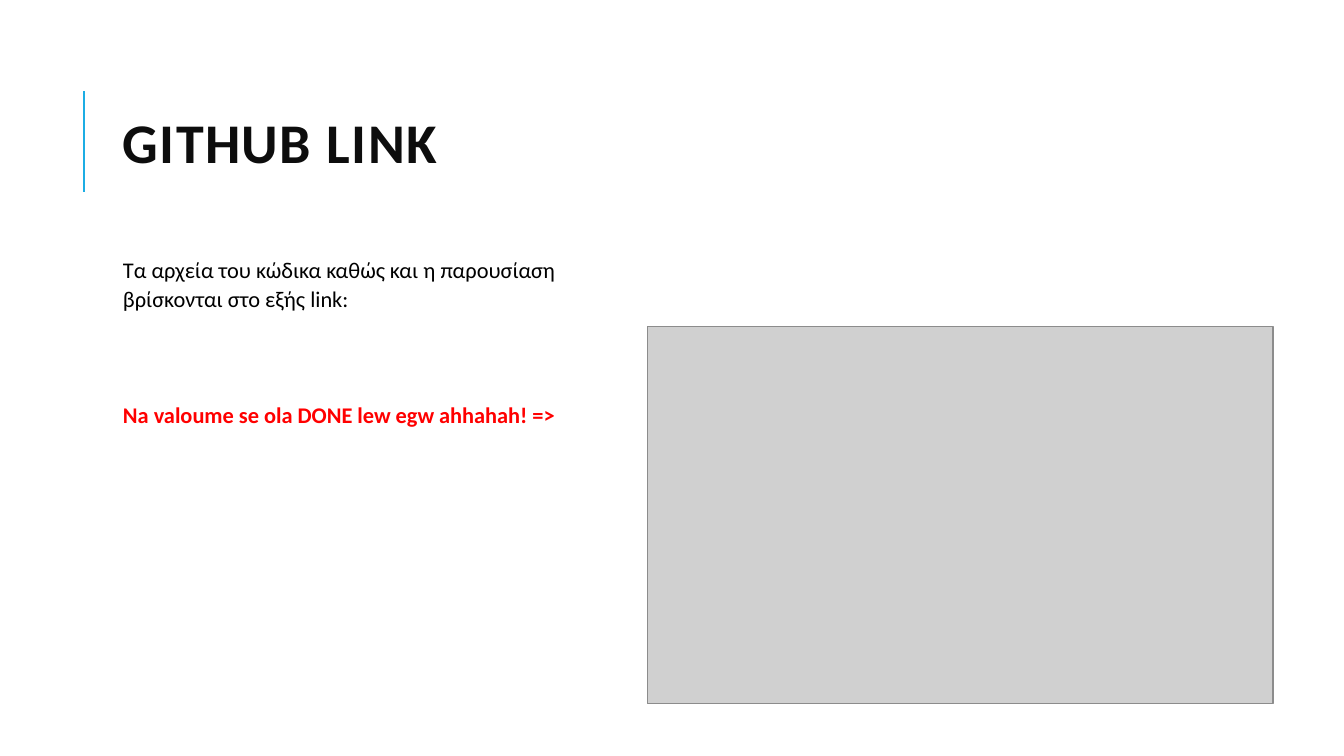
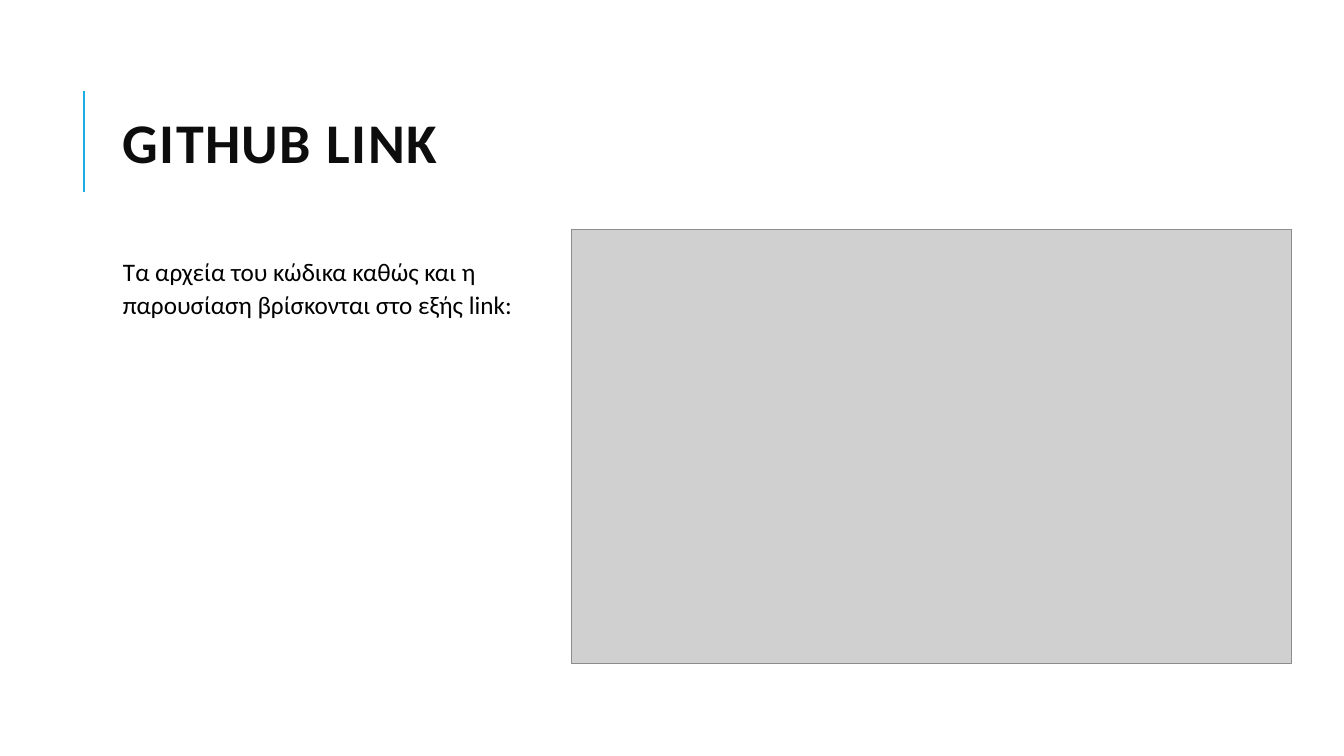
Before and after one commit to grgmyl/Ns3Project, a slide deck: slide 13 of Presentations/Ns-3_presentation_F.pptx (slide 14 before the commit). Drawn at 1344x756 pixels with LibreOffice and Linux fonts; fonts in the diff are those of the drawing; grey boxes stand for pictures. Boxes give left, top, right and bottom in pixels: in the first picture for what was removed or moved away, otherwise in the second. Text is boxed around its words. In the diff, an @@ line names an element or a change of style, - is before the commit and + after.

```diff
--- a/Presentations/Ns-3_presentation_F.pptx
+++ b/Presentations/Ns-3_presentation_F.pptx
@@ picture: place and size @@
-picture at (647, 327, 1273, 704)
+picture at (572, 229, 1293, 663)
@@ text at (123, 263, 512, 319): text changed; size 16 to 18 pt @@
-Τα αρχεία του κώδικα καθώς και η παρουσίαση βρίσκονται στο εξής link:
-Na valoume se ola DONE lew egw ahhahah! =>
+Τα αρχεία του κώδικα καθώς και η παρουσίαση βρίσκονται στο εξής link:
```
Also in this commit, not shown: 4 other slides changed, 1 slide added, 2 slides removed.
